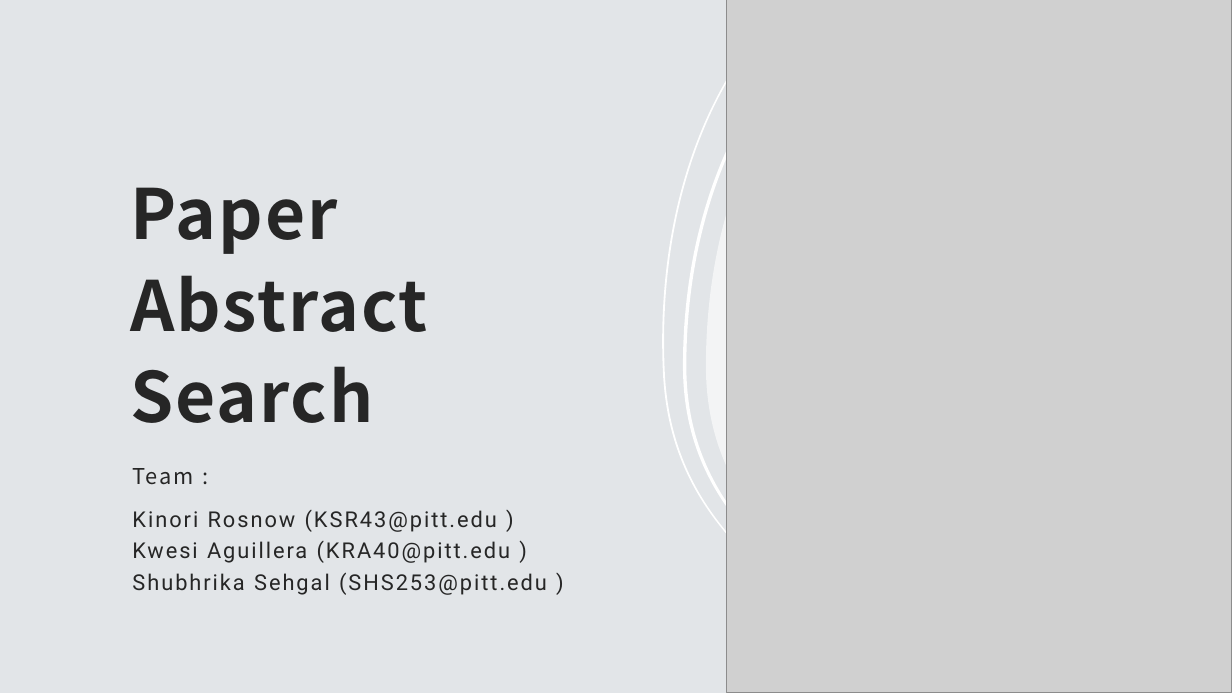
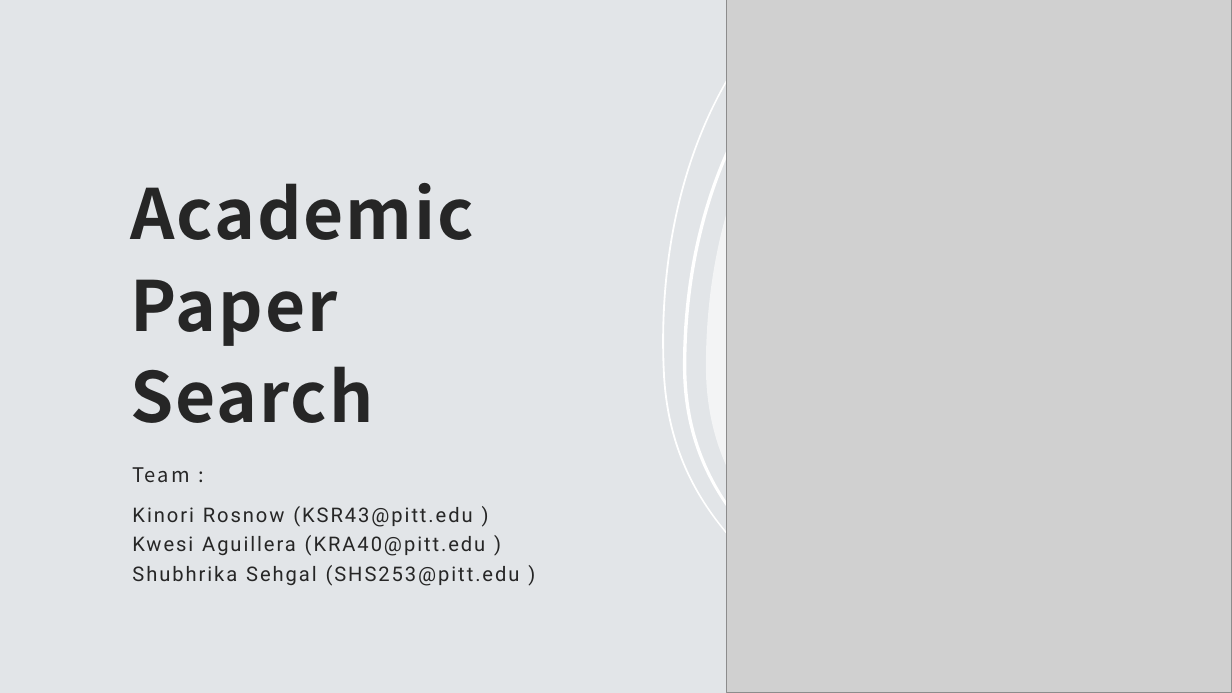
Before and after one commit to ShubhrikaSehgal/IR_Project, a slide deck: slide 1 of initial_prep_check.pptx. Drawn at 1232x693 pixels with LibreOffice and Linux fonts; fonts in the diff are those of the drawing; grey boxes stand for pictures. Boxes give left, top, right and bottom in pixels: in the first picture for what was removed or moved away, otherwise in the second. Text is boxed around its words. In the diff, an @@ line names an element or a change of style, - is before the commit and + after.

```diff
--- a/initial_prep_check.pptx
+++ b/initial_prep_check.pptx
@@ title at (x1=130, y1=183, x2=473, y2=423): text changed @@
-Paper Abstract Search
+Academic Paper
+Search
@@ subtitle "Team :" at (x1=132, y1=467, x2=520, y2=586): size 17 to 15.7 pt @@
```
Also in this commit, not shown: 3 other slides changed.
